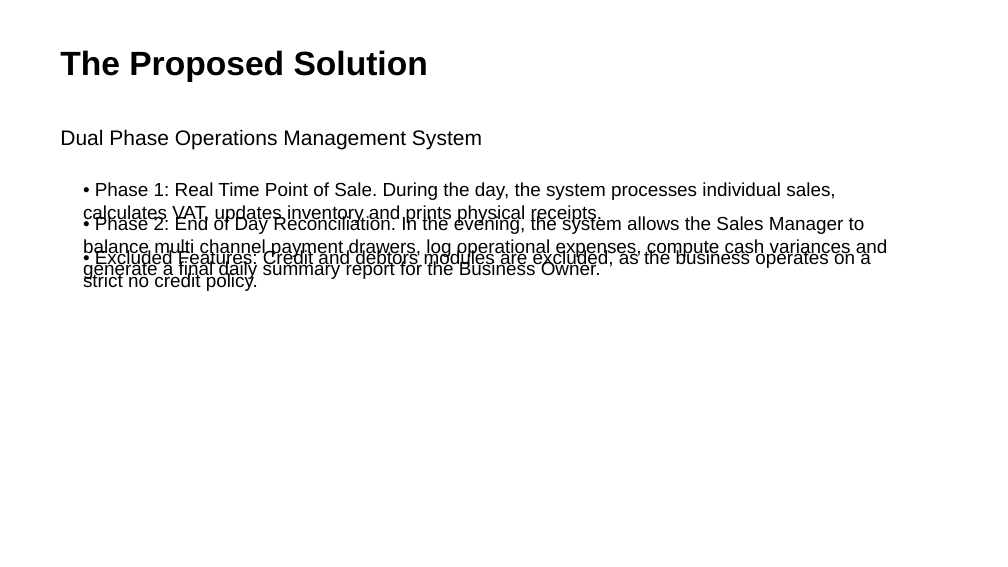
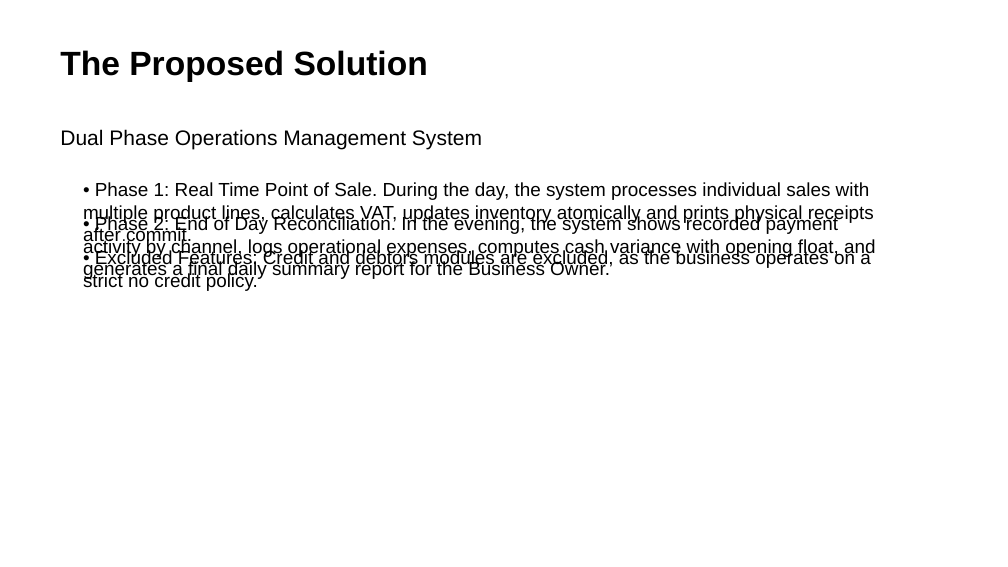
Before and after one commit to mugmarp/requirements-engineering-project-exercise, a slide deck: slide 7 of project_deliverables/PhaseFinal_Grand-Project-Presentation.pptx. Drawn at 1008x567 pixels with LibreOffice and Linux fonts; fonts in the diff are those of the drawing. Boxes give left, top, right and bottom in pixels: in the first picture for what was removed or moved away, otherwise in the second. Text is boxed around its words. In the diff, an @@ line names an element or a change of style, - is before the commit and + after.

Commit message:
docs: update presentation with corrected architecture and traceability
- Slide 6: Updated Phase 1/2 descriptions with atomic sales, payment activity by channel, opening float
- Slide 7: Complete database architecture rewrite (Business_Day model, Sales_Items trigger, Sale_Adjustments, CloseDay locking)
- Slide 8: Full 19-entry traceability matrix matching updated RTM
- Slide 9: Future enhancements text aligned with spec
- Spec file updated to match

```diff
--- a/project_deliverables/PhaseFinal_Grand-Project-Presentation.pptx
+++ b/project_deliverables/PhaseFinal_Grand-Project-Presentation.pptx
@@ text at [83, 182, 874, 223]: text changed @@
-• Phase 1: Real Time Point of Sale. During the day, the system processes individual sales, calculates VAT, updates inventory and prints physical receipts.
+• Phase 1: Real Time Point of Sale. During the day, the system processes individual sales with multiple product lines, calculates VAT, updates inventory atomically and prints physical receipts after commit.
@@ text at [83, 215, 876, 280]: text changed @@
-• Phase 2: End of Day Reconciliation. In the evening, the system allows the Sales Manager to balance multi channel payment drawers, log operational expenses, compute cash variances and generate a final daily summary report for the Business Owner.
+• Phase 2: End of Day Reconciliation. In the evening, the system shows recorded payment activity by channel, logs operational expenses, computes cash variance with opening float, and generates a final daily summary report for the Business Owner.
```
Also in this commit, not shown: 2 other slides changed, 1 other file.
